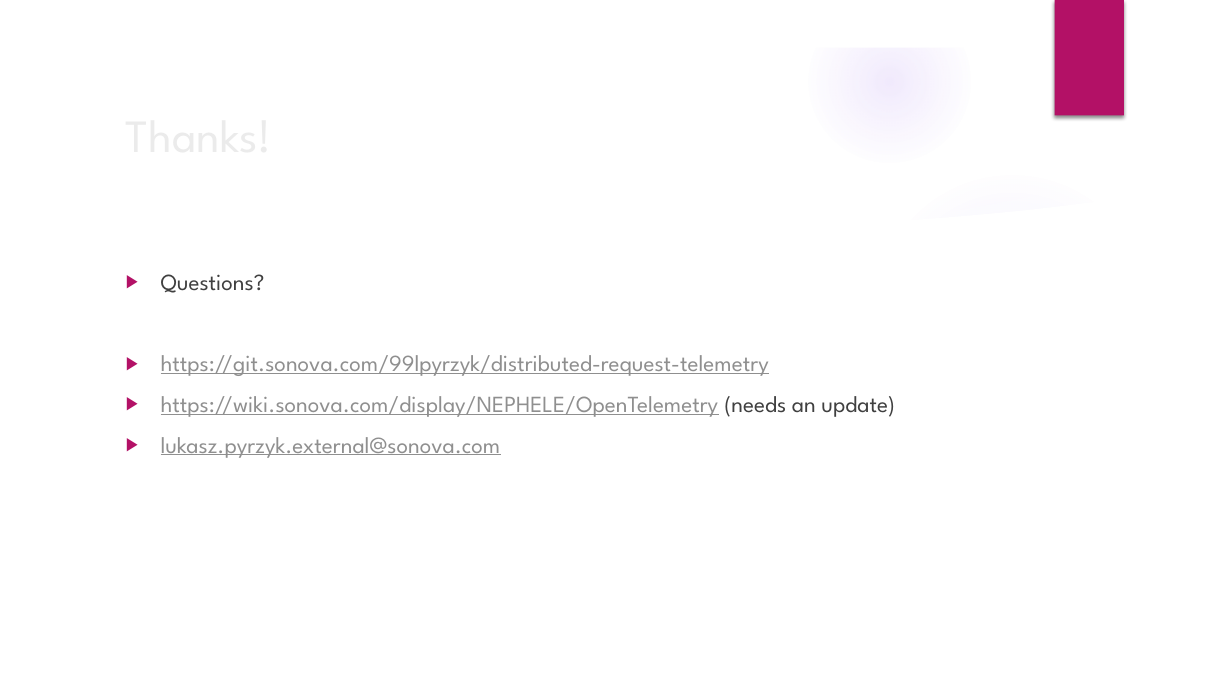
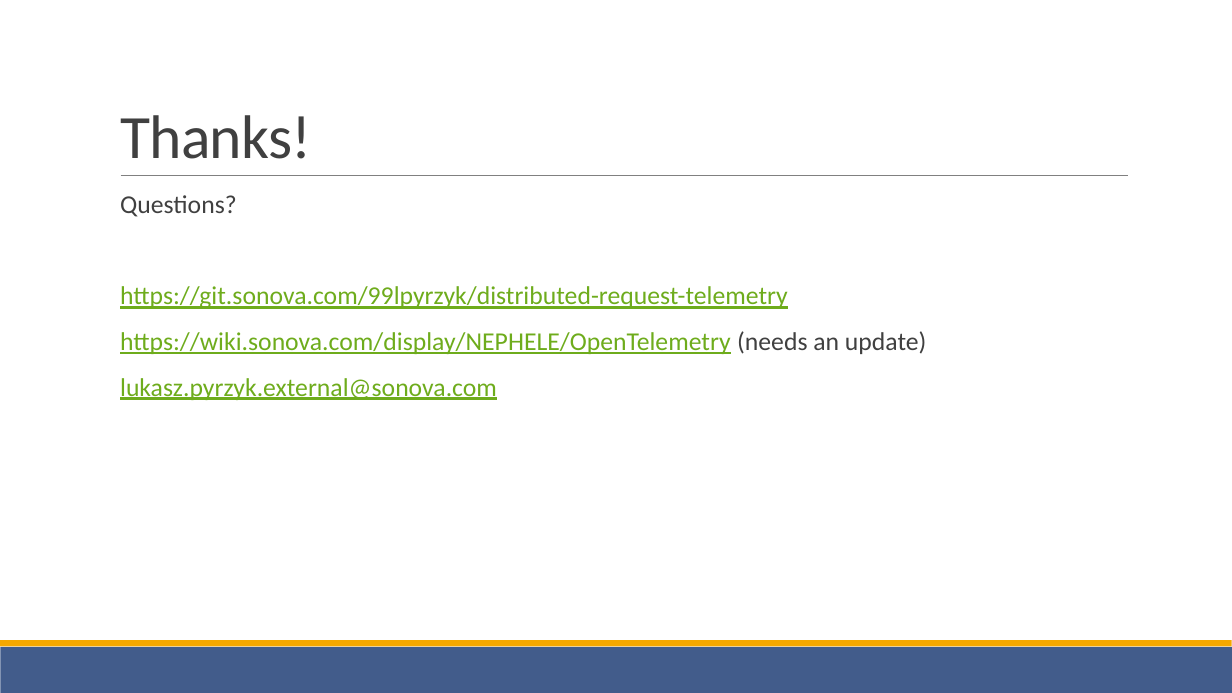
Before and after one commit to lukasz-pyrzyk/opentelemetry-demo, a slide deck: slide 19 of OpenTelemetry.pptx (slide 11 before the commit). Drawn at 1232x693 pixels with LibreOffice and Linux fonts; fonts in the diff are those of the drawing; background and template pictures are left out. Boxes give left, top, right and bottom in pixels: in the first picture for what was removed or moved away, otherwise in the second. Text is boxed around its words. In the diff, an @@ line names an element or a change of style, - is before the commit and + after.

```diff
--- a/OpenTelemetry.pptx
+++ b/OpenTelemetry.pptx
@@ group removed at <box>0,0,1232,693</box>: 5 ellipses, 3 freeform shapes @@
@@ title "Thanks!": place and size @@
-title "Thanks!" at <box>116,98,1002,169</box>
+title "Thanks!" at <box>120,115,312,159</box>
@@ title "Thanks!" at <box>120,115,312,159</box>: size 36 to 48 pt, font League Spartan to Calibri, text colour #EBEBEB to #404040, letter spacing 0 to -0.5 pt; line spacing 1 to 0.85; vertical alignment middle to bottom @@
@@ rectangle removed at <box>1055,0,1124,116</box> @@
@@ line added from (121, 176) to (1128, 176), #808080 0.5 pt @@
@@ text "Questions?": place and size @@
-text "Questions?" at <box>161,274,895,458</box>
+text "Questions?" at <box>120,195,927,400</box>
@@ text "Questions?" at <box>120,195,927,400</box>: size 18 to 20 pt, font League Spartan to Calibri; text colour #8F8F8F to #6EAC1C in "https://git.sonova.com/99lpyrzyk/distributed-request-telemet ...", "https://wiki.sonova.com/display/NEPHELE/OpenTelemetry", "lukasz.pyrzyk.external@sonova.com"; bullet ▶ to  ; line spacing 1 to 0.9; more space between paragraphs; bullet colour #B31166 to #F5A800 @@
@@ rectangle added at <box>0,647,1232,693</box>, fill #425C8B @@
@@ rectangle added at <box>0,640,1232,647</box>, fill #F5A800 @@
```
Also in this commit, not shown: 5 other slides changed, 13 slides added, 5 slides removed.
